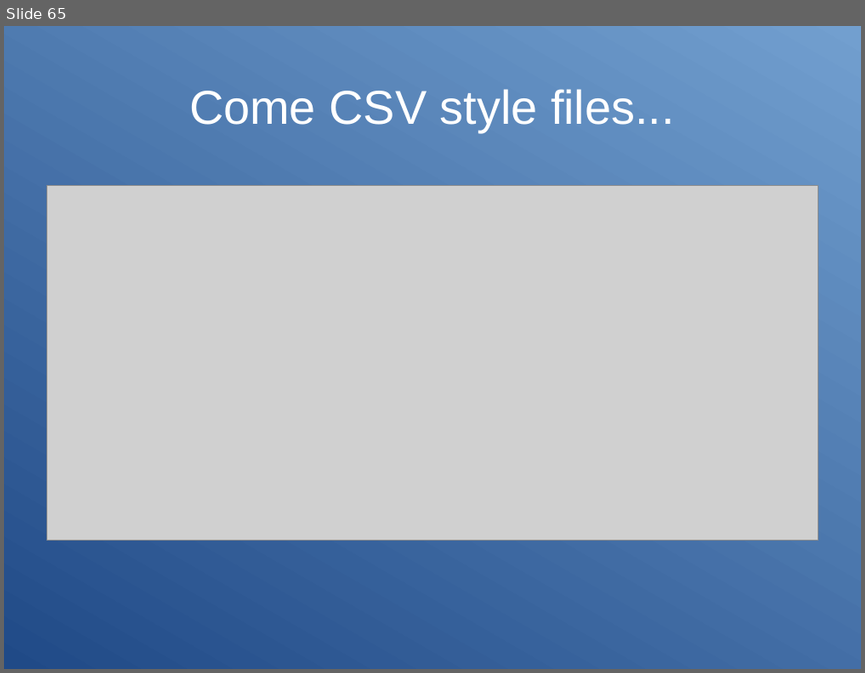
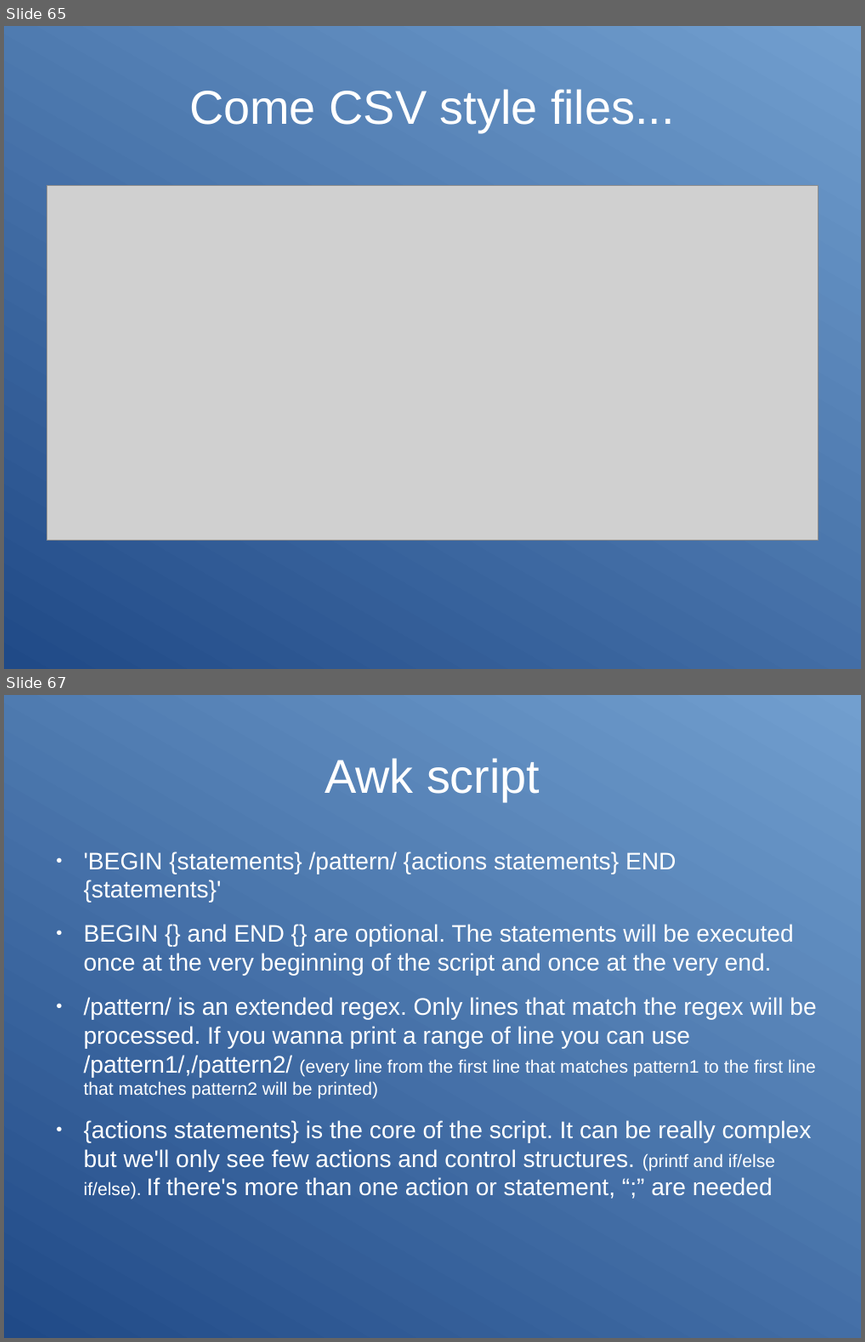
Before and after one commit to Clibre/An-introduction-to-bash, a slide deck: presentation.odp. Shown one above the other, each under a label of ours: slide 65 before the commit, slides 65 and 67 after it; the slides between them are not shown. The pictures are 865x673 and 865x1342 pixels, drawn with LibreOffice and Linux fonts; fonts in the diff are those of the drawing; grey boxes stand for pictures. Boxes give left, top, right and bottom in pixels: in the first picture for what was removed or moved away, otherwise in the second. Text is boxed around its words. In the diff, an @@ line names an element or a change of style, - is before the commit and + after.

```diff
--- a/presentation.odp
+++ b/presentation.odp
@@ slide 67 added at (4, 695, 861, 1338), background gradient #204A87 to #729FCF @@
@@ title added at (324, 758, 540, 801), 44 pt, text #FFFFFF @@
+Awk script
@@ text added at (84, 851, 816, 1199), 22.2 pt, text #FFFFFF @@
+● 'BEGIN {statements} /pattern/ {actions statements} END {statements}'
+● BEGIN {} and END {} are optional. The statements will be executed once at the very beginning of the script and once at the very end.
+● /pattern/ is an extended regex. Only lines that match the regex will be processed. If you wanna print a range of line you can use /pattern1/,/pattern2/ (every line from the first line that matches pattern1 to the first line that matches pattern2 will be printed)
+● {actions statements} is the core of the script. It can be really complex but we'll only see few actions and control structures. (printf and if/else if/else). If there's more than one action or statement, “;” are needed
```
Also in this commit, not shown: 2 slides changed, 3 other slides added, 3 other files.
